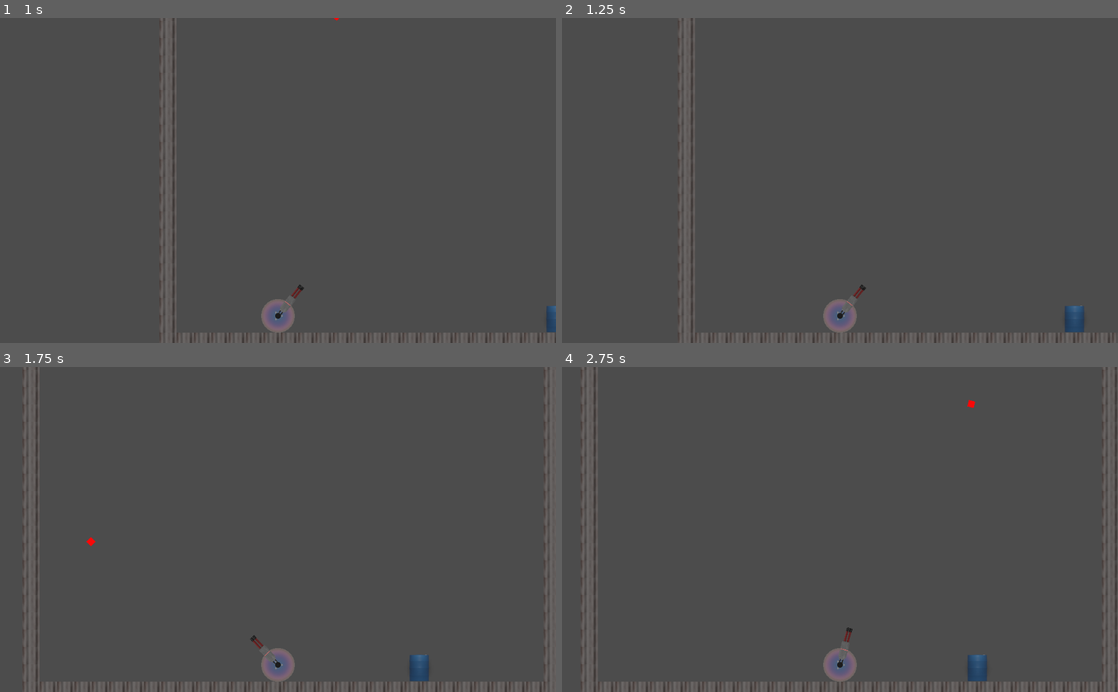
Above: before the commit, frames 1-4 (two rows, left to right).
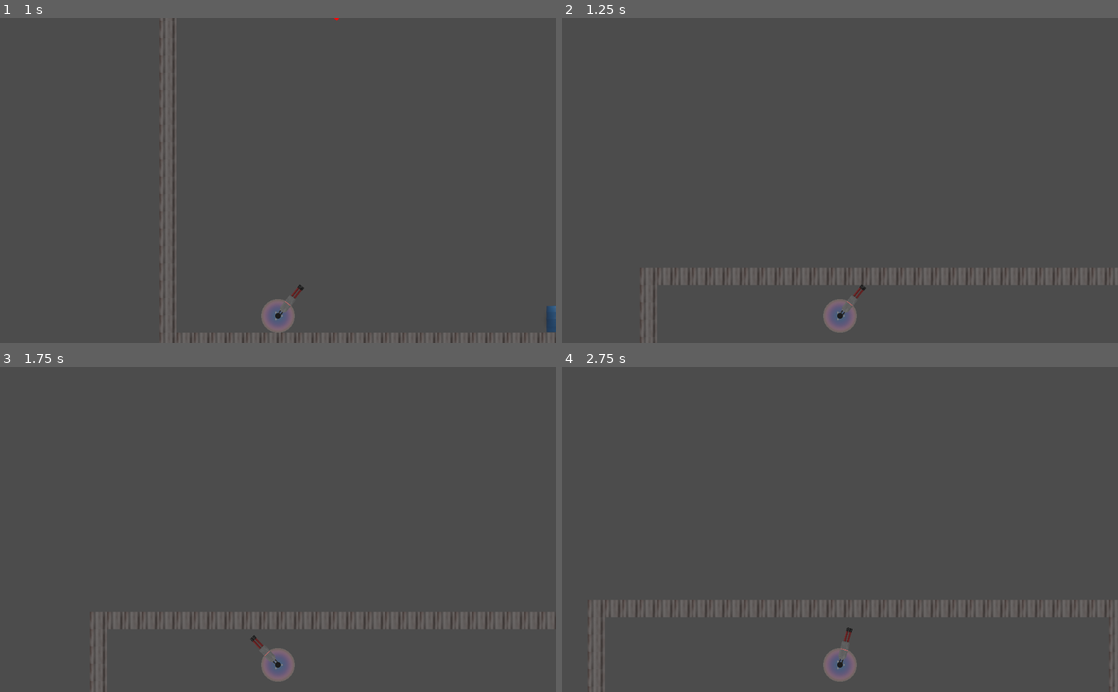
Above: after the commit, the same moments.

Repository: Mewtastic/4-bullet-gun
Game: Godot game, scene res://Scenes/Level one.tscn
Same seed, same stepped clock (60 frames per second), same inputs: the game is played once before the commit and once after it. The project has no main scene, so this scene is started directly.
Inputs (mouse positions are in pixels of both pictures, inside the frame that each line leads up to):
- Up to frame 1 (1 s): move the mouse to (400, 164) at 0.52 s; hold D (right) from 0.53 s (still down); click (400, 164) at 0.6 s
- Up to frame 2 (1.25 s): keep holding D (right)
- Up to frame 3 (1.75 s): keep holding D (right); move the mouse to (166, 545) at 1.27 s; click (166, 545) at 1.35 s
- Up to frame 4 (2.75 s): move the mouse to (895, 458) at 2.02 s; release D (right) at 2.03 s; hold A (left) from 2.03 s (still down); click (895, 458) at 2.1 s

Frame 1 is identical in both runs. In frame 2, 2.8% of the frame differs, in the area x 14-100%, y 0-100%; in frame 3, 3.3%; in frame 4, 3.6%, in the area x 3-100%, y 0-100%.

Commit message:
Fix Purple Bullet

Diff:
--- a/Scripts/Bullet.gd
+++ b/Scripts/Bullet.gd
@@ -38,6 +38,7 @@
 	velocity = Vector2()
 	visible = false
 	if bullet_type == PURPLE_BULLET:
+		connect("teleport", get_parent().get_child(0), "_on_Bullet_teleport")
 		var pos = global_position
 		emit_signal("teleport", pos)
 	queue_free()
--- a/Scripts/Gun.gd
+++ b/Scripts/Gun.gd
@@ -16,7 +16,7 @@
 
 func shoot():
 	var b = Bullet.instance()
-	b.start($Muzzle.global_position, rotation, 3)
+	b.start($Muzzle.global_position, rotation, 0)
 	get_parent().add_child(b)
 
 
